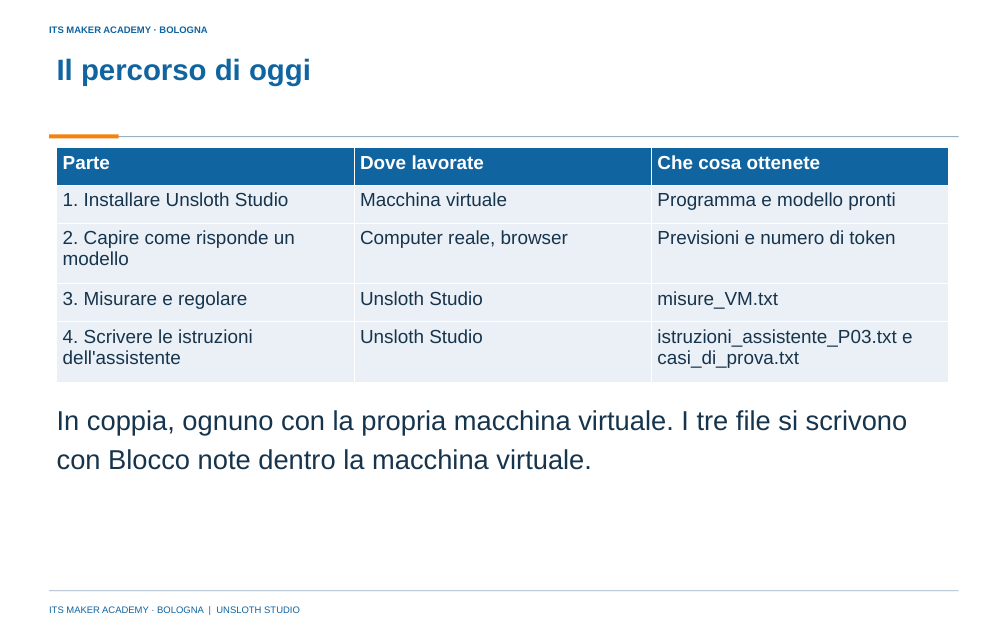
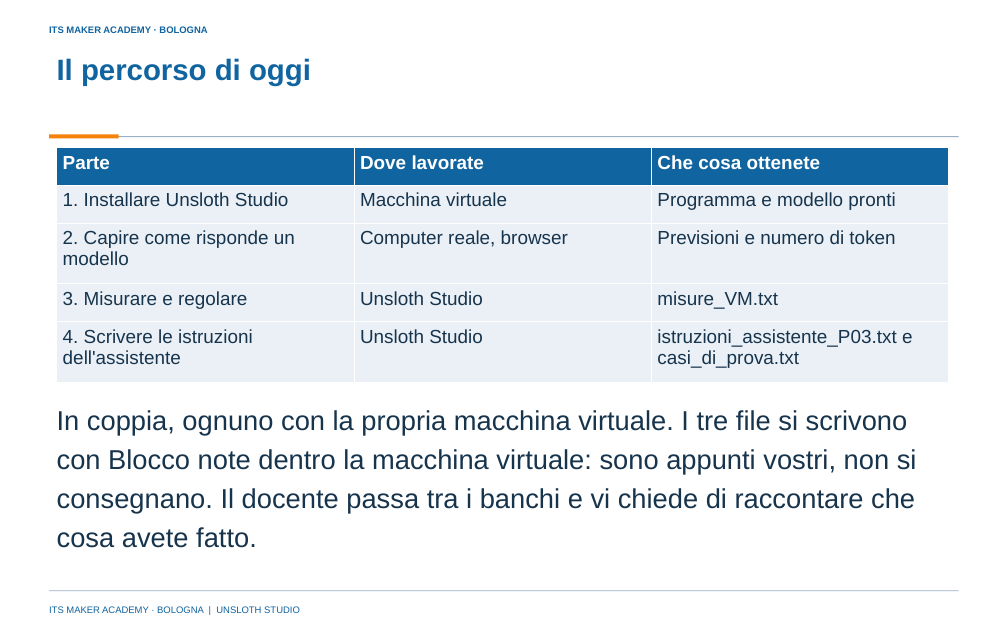
Before and after one commit to franzo9393/ITSCorso_UnslothStudio-Git, a slide deck: slide 3 of lezione 4 - modello locale e istruzioni di sistema/Lezione4_Modello_locale_e_istruzioni_di_sistema_ITS_MAKER.pptx. Drawn at 1008x630 pixels with LibreOffice and Linux fonts; fonts in the diff are those of the drawing; background and template pictures are left out. Boxes give left, top, right and bottom in pixels: in the first picture for what was removed or moved away, otherwise in the second. Text is boxed around its words. In the diff, an @@ line names an element or a change of style, - is before the commit and + after.

Commit message:
Lezione 4: niente consegna di file, verifica a voce, correzioni dalla revisione didattica

```diff
--- a/lezione 4 - modello locale e istruzioni di sistema/Lezione4_Modello_locale_e_istruzioni_di_sistema_ITS_MAKER.pptx
+++ b/lezione 4 - modello locale e istruzioni di sistema/Lezione4_Modello_locale_e_istruzioni_di_sistema_ITS_MAKER.pptx
@@ text at [57, 410, 917, 513]: text changed @@
-In coppia, ognuno con la propria macchina virtuale. I tre file si scrivono con Blocco note dentro la macchina virtuale.
+In coppia, ognuno con la propria macchina virtuale. I tre file si scrivono con Blocco note dentro la macchina virtuale: sono appunti vostri, non si consegnano. Il docente passa tra i banchi e vi chiede di raccontare che cosa avete fatto.
```
Also in this commit, not shown: 6 other slides changed, 10 other files.
